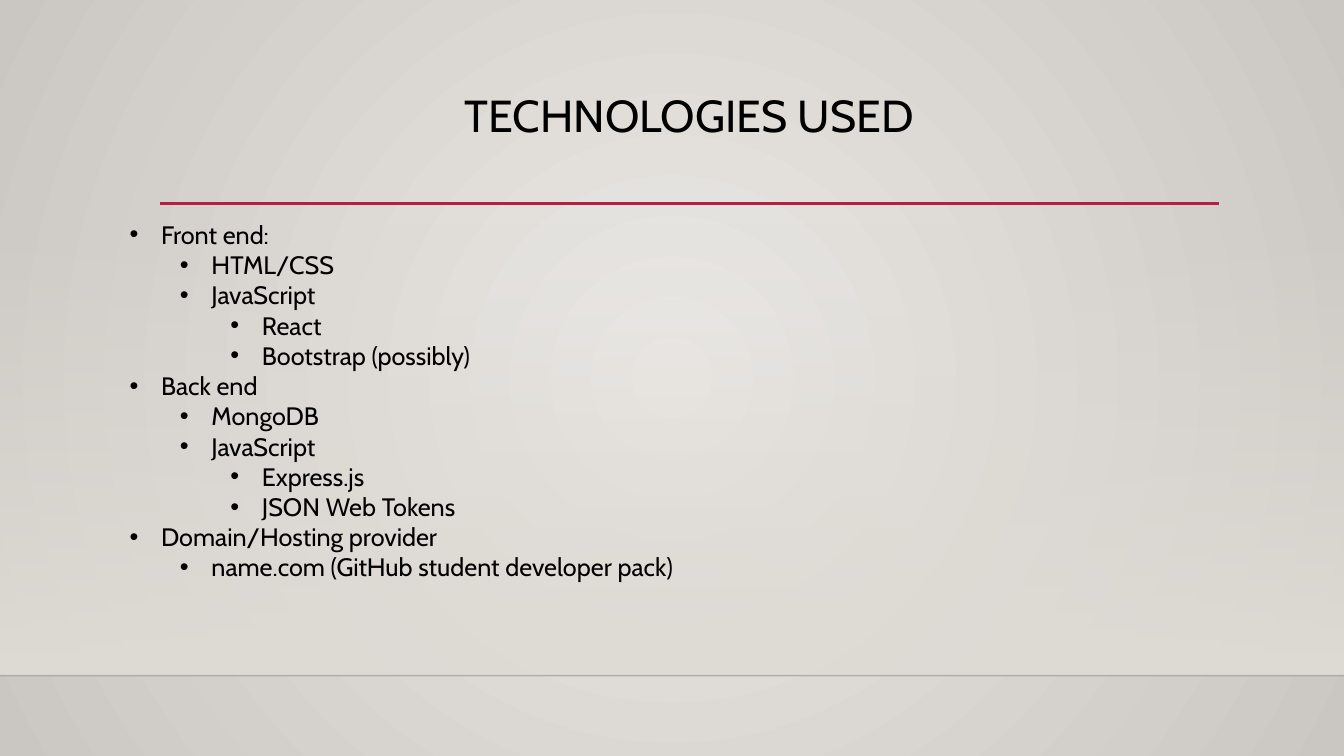
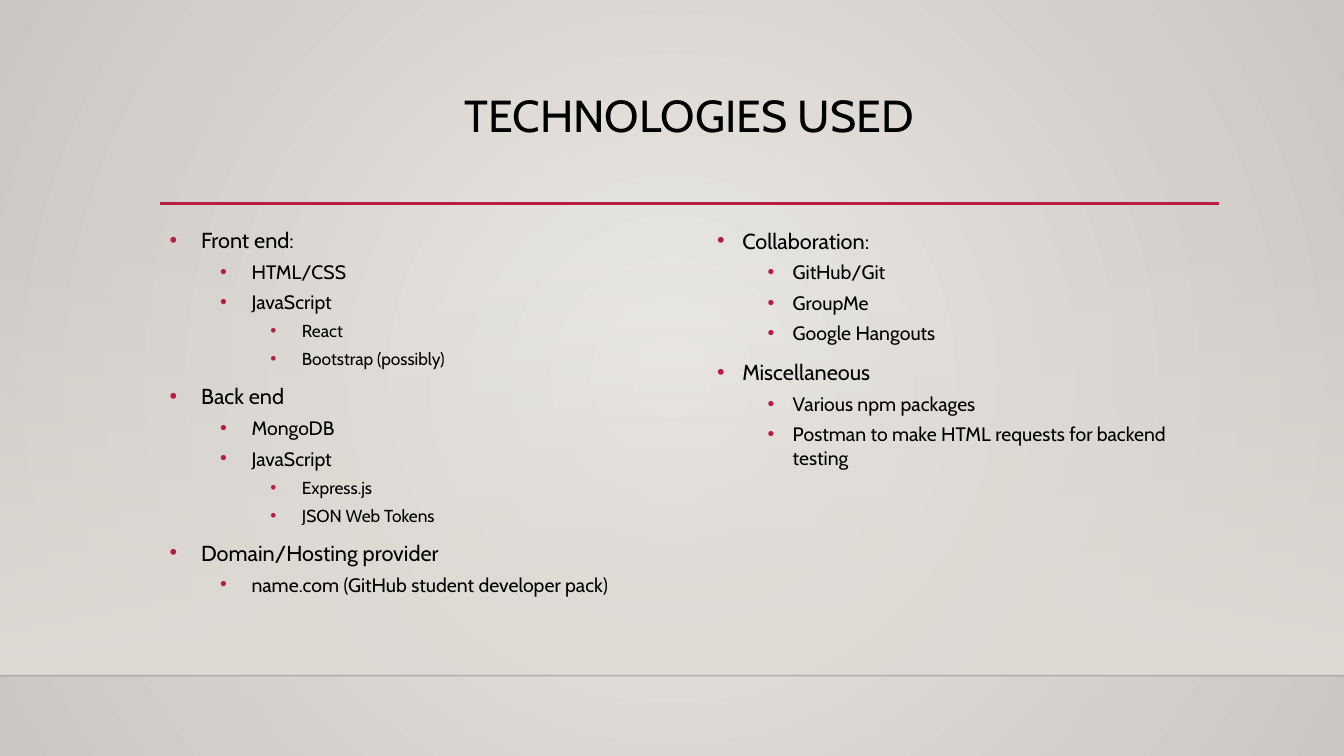
Before and after one commit to s-christian/Fit_or_Fail, a slide deck: slide 4 of Fit or Fail Technical Status Presentation (NEW).pptx. Drawn at 1344x756 pixels with LibreOffice and Linux fonts; fonts in the diff are those of the drawing; background and template pictures are left out. Boxes give left, top, right and bottom in pixels: in the first picture for what was removed or moved away, otherwise in the second. Text is boxed around its words. In the diff, an @@ line names an element or a change of style, - is before the commit and + after.

```diff
--- a/Fit or Fail Technical Status Presentation (NEW).pptx
+++ b/Fit or Fail Technical Status Presentation (NEW).pptx
@@ text "Front end:" moved from (x1=161, y1=225, x2=673, y2=582) to (x1=201, y1=231, x2=608, y2=597) @@
@@ text "Front end:" at (x1=201, y1=231, x2=608, y2=597): size 18 to 15.5 pt in "Front end:", "Back end", "Domain/Hosting provider"; size 18 to 13.9 pt in "HTML/CSS", "JavaScript", "MongoDB", "JavaScript" and 1 more places; size 18 to 12.4 pt in "React", "Bootstrap (possibly)", "Express.js", "JSON Web Tokens"; more space between paragraphs @@
@@ text added at (x1=742, y1=232, x2=1166, y2=470), 13.9 pt, text #000000 @@
+• Collaboration:
+  • GitHub/Git
+  • GroupMe
+  • Google Hangouts
+• Miscellaneous
+  • Various npm packages
+  • Postman to make HTML requests for backend testing
```
Also in this commit, not shown: 7 other slides changed, 2 other files.
